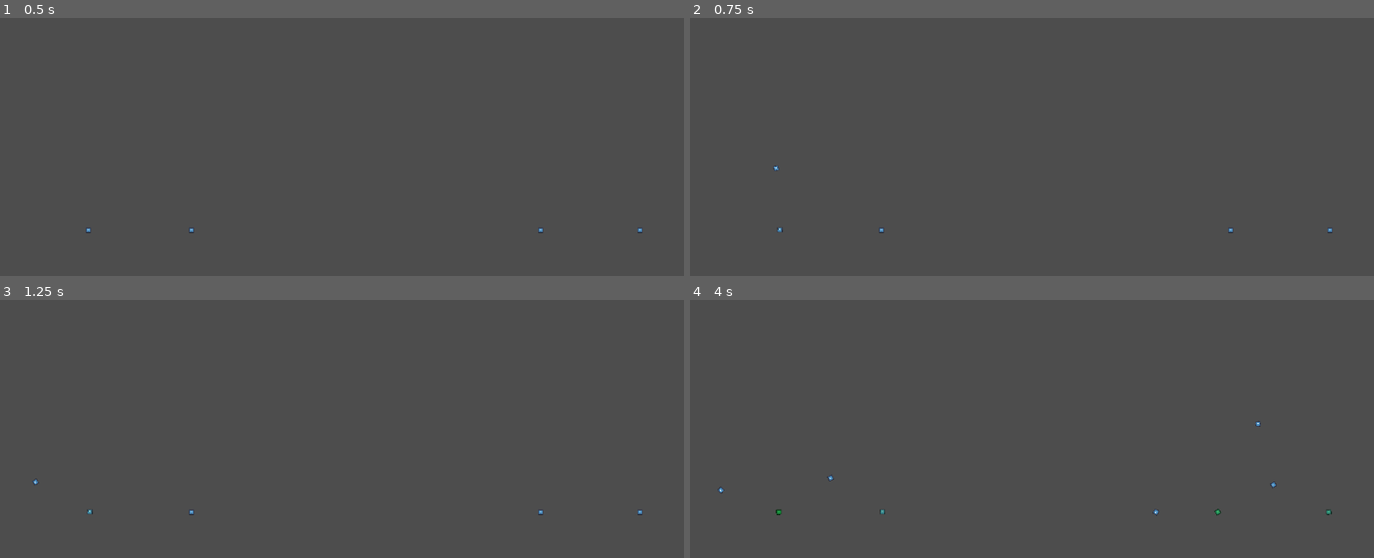
Above: before the commit, frames 1-4 (two rows, left to right).
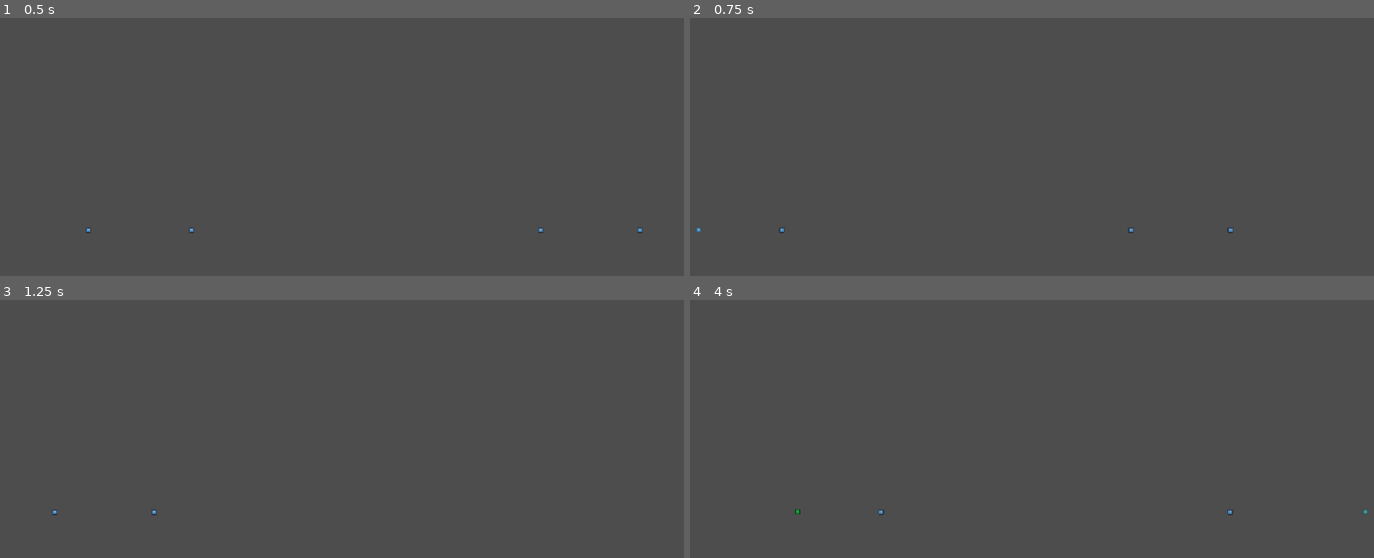
Above: after the commit, the same moments.

Repository: Flocondeglace/SheepJam
Game: Godot game, scene res://Scenes/Throw_demo.tscn
Same seed, same stepped clock (60 frames per second), same inputs: the game is played once before the commit and once after it. The engine's default icon, where the game draws it, is replaced by a stand-in: a white triangle on a blue panel in a dark square.
Inputs (mouse positions are in pixels of both pictures, inside the frame that each line leads up to):
- Up to frame 1 (0.5 s): no input
- Up to frame 2 (0.75 s): tap Enter at 0.5 s; move the mouse to (778, 229) at 0.52 s; hold Right (swipe_right, bound only after the commit) from 0.53 s (still down); click (778, 229) at 0.6 s
- Up to frame 3 (1.25 s): keep holding Right (swipe_right, bound only after the commit)
- Up to frame 4 (4 s): tap Space at 1.25, 2.75 s; move the mouse to (1230, 511) at 1.27 s; release Right (swipe_right, bound only after the commit) at 1.28 s; hold Left (swipe_left, bound only after the commit) 1.28-2.03 s; click (1230, 511) at 1.35 s; tap Enter at 2, 3.5 s; move the mouse to (1332, 511) at 2.02 s; hold Right (swipe_right, bound only after the commit) 2.03-3.53 s; click (1332, 511) at 2.1 s; move the mouse to (881, 511) at 2.77 s; click (881, 511) at 2.85 s; move the mouse to (1264, 413) at 3.52 s; hold Left (swipe_left, bound only after the commit) from 3.53 s (still down); click (1264, 413) at 3.6 s

Frame 1 is identical in both runs. In frame 2, less than 0.1% of the frame differs, in the area x 0-94%, y 57-84%; in frame 3, less than 0.1%; in frame 4, 0.2%, in the area x 4-100%, y 46-84%.

Commit message:
sheep merger

Diff:
--- a/Scenes/Throw_demo.tscn
+++ b/Scenes/Throw_demo.tscn
@@ -1,11 +1,16 @@
-[gd_scene load_steps=5 format=3 uid="uid://b3wtsk3ghnykj"]
+[gd_scene load_steps=8 format=3 uid="uid://b3wtsk3ghnykj"]
 
 [ext_resource type="Script" uid="uid://b0k5lugjkiaal" path="res://Scripts/main.gd" id="1_d0d3y"]
 [ext_resource type="PackedScene" uid="uid://c0tqb21y7mr1e" path="res://Scenes/DraggingManager.tscn" id="1_qy3sg"]
 [ext_resource type="PackedScene" uid="uid://c1m7xa56kaexk" path="res://Scenes/sheep.tscn" id="2_qy3sg"]
+[ext_resource type="Script" uid="uid://d1d1cxst2asrv" path="res://Scripts/camera_2d.gd" id="4_yltbf"]
+[ext_resource type="Script" uid="uid://siey8tpwfjar" path="res://Scenes/gluing_zone.gd" id="5_3856g"]
 
 [sub_resource type="RectangleShape2D" id="RectangleShape2D_qy3sg"]
 size = Vector2(1154, 27)
+
+[sub_resource type="RectangleShape2D" id="RectangleShape2D_12shr"]
+size = Vector2(363.5, 652)
 
 [node name="ThrowDemo" type="Node2D"]
 script = ExtResource("1_d0d3y")
@@ -47,6 +52,14 @@
 
 [node name="Camera2D" type="Camera2D" parent="."]
 position = Vector2(568, 322)
+script = ExtResource("4_yltbf")
+
+[node name="GluingZone" type="Area2D" parent="."]
+script = ExtResource("5_3856g")
+
+[node name="CollisionShape2D" type="CollisionShape2D" parent="GluingZone"]
+position = Vector2(963, 315)
+shape = SubResource("RectangleShape2D_12shr")
 
 [connection signal="mouse_entered" from="SheepsContainer/Sheep" to="SheepsContainer/Sheep" method="_on_mouse_entered"]
 [connection signal="mouse_exited" from="SheepsContainer/Sheep" to="SheepsContainer/Sheep" method="_on_mouse_exited"]
@@ -56,3 +69,4 @@
 [connection signal="mouse_exited" from="SheepsContainer/Sheep3" to="SheepsContainer/Sheep3" method="_on_mouse_exited"]
 [connection signal="mouse_entered" from="SheepsContainer/Sheep4" to="SheepsContainer/Sheep4" method="_on_mouse_entered"]
 [connection signal="mouse_exited" from="SheepsContainer/Sheep4" to="SheepsContainer/Sheep4" method="_on_mouse_exited"]
+[connection signal="body_entered" from="GluingZone" to="GluingZone" method="_on_body_entered"]
--- /dev/null
+++ b/Scenes/gluing_zone.gd
@@ -0,0 +1,6 @@
+extends Area2D
+
+
+func _on_body_entered(body: Node2D) -> void:
+	if body is Sheep:
+		body.can_be_glued = true
--- /dev/null
+++ b/Scripts/camera_2d.gd
@@ -0,0 +1,27 @@
+extends Camera2D
+
+var camera_third_width = 0
+var tween_type : Tween.TransitionType = Tween.TRANS_QUART
+var tween_duration = 0.5
+
+func _ready():
+	camera_third_width = get_viewport_rect().size.x / 3
+
+func _process(delta):
+	pass
+
+func swipe_right():
+	#swipe with tween
+	var tween = create_tween().set_trans(tween_type).set_ease(Tween.EASE_IN_OUT)
+	tween.tween_property(self, "position:x", position.x + camera_third_width * 2, tween_duration)
+
+func swipe_left():
+	#swipe with tween
+	var tween = create_tween().set_trans(tween_type).set_ease(Tween.EASE_IN_OUT)
+	tween.tween_property(self, "position:x", position.x - camera_third_width * 2, tween_duration)
+
+func _input(event):
+	if event.is_action_pressed("swipe_right"):
+		swipe_right()
+	elif event.is_action_pressed("swipe_left"):
+		swipe_left()
--- a/Scripts/main.gd
+++ b/Scripts/main.gd
@@ -29,7 +29,8 @@
 func _unhandled_input(event: InputEvent):
 	if event is InputEventMouseButton:
 		if event.button_index == MOUSE_BUTTON_LEFT and event.pressed:
-			spawn_sheep(get_global_mouse_position())
+			#spawn_sheep(get_global_mouse_position())
+			return
 
 
 
--- a/Scripts/sheep.gd
+++ b/Scripts/sheep.gd
@@ -13,7 +13,7 @@
 # Dictionary to keep track of bodies we've already created a joint with
 # Key: the other Sheep, Value: the PinJoint2D created by this sphere
 var jointed_bodies: Dictionary = {}
-
+var can_be_glued = false
 var have_collided = false
 
 # Sheep throwing logic
@@ -32,6 +32,10 @@
 	# If we have a CollisionShape2D with a CircleShape, use its radius
 	if collision_shape and collision_shape.shape is CircleShape2D:
 		sphere_radius = collision_shape.shape.radius
+
+	#freeze after 5 seconds
+	#await get_tree().create_timer(5.0).timeout
+	#freeze = true
 
 # Calculate the intersection point between two circles
 func calculate_intersection_point(other_sphere: Sheep) -> Vector2:
@@ -88,6 +92,9 @@
 	is_hold = false
 
 func _on_spheredetection_area_entered(area: Area2D) -> void:
+	if not can_be_glued:
+		return
+
 	have_collided = true
 
 	# Get the parent of the area (which should be the other sphere)
--- a/Scripts/sheep_2.gd
+++ /dev/null
@@ -1,2 +0,0 @@
-extends RigidBody2D
-class_name Sheep2
--- a/project.godot
+++ b/project.godot
@@ -34,3 +34,13 @@
 "events": [Object(InputEventMouseButton,"resource_local_to_scene":false,"resource_name":"","device":-1,"window_id":0,"a …(257 unchanged characters)…
 ]
 }
+swipe_right={
+"deadzone": 0.2,
+"events": [Object(InputEventKey,"resource_local_to_scene":false,"resource_name":"","device":-1,"window_id":0,"alt_pressed":false,"shift_pressed":false,"ctrl_pressed":false,"meta_pressed":false,"pressed":false,"keycode":0,"physical_keycode":4194321,"key_label":0,"unicode":0,"location":0,"echo":false,"script":null)
+]
+}
+swipe_left={
+"deadzone": 0.2,
+"events": [Object(InputEventKey,"resource_local_to_scene":false,"resource_name":"","device":-1,"window_id":0,"alt_pressed":false,"shift_pressed":false,"ctrl_pressed":false,"meta_pressed":false,"pressed":false,"keycode":0,"physical_keycode":4194319,"key_label":0,"unicode":0,"location":0,"echo":false,"script":null)
+]
+}
Not shown, added: Scenes/gluing_zone.gd.uid
Not shown, added: Scripts/camera_2d.gd.uid
Not shown, removed: Scripts/sheep_2.gd.uid
